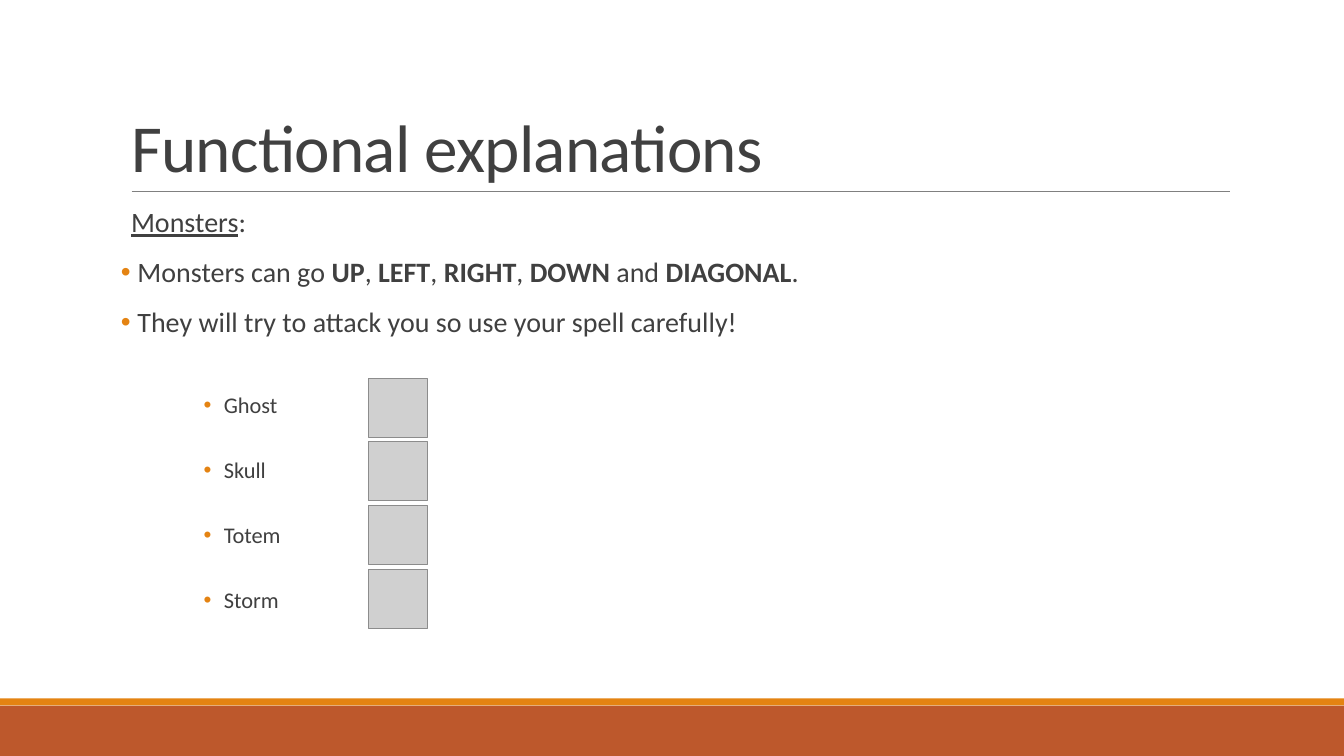
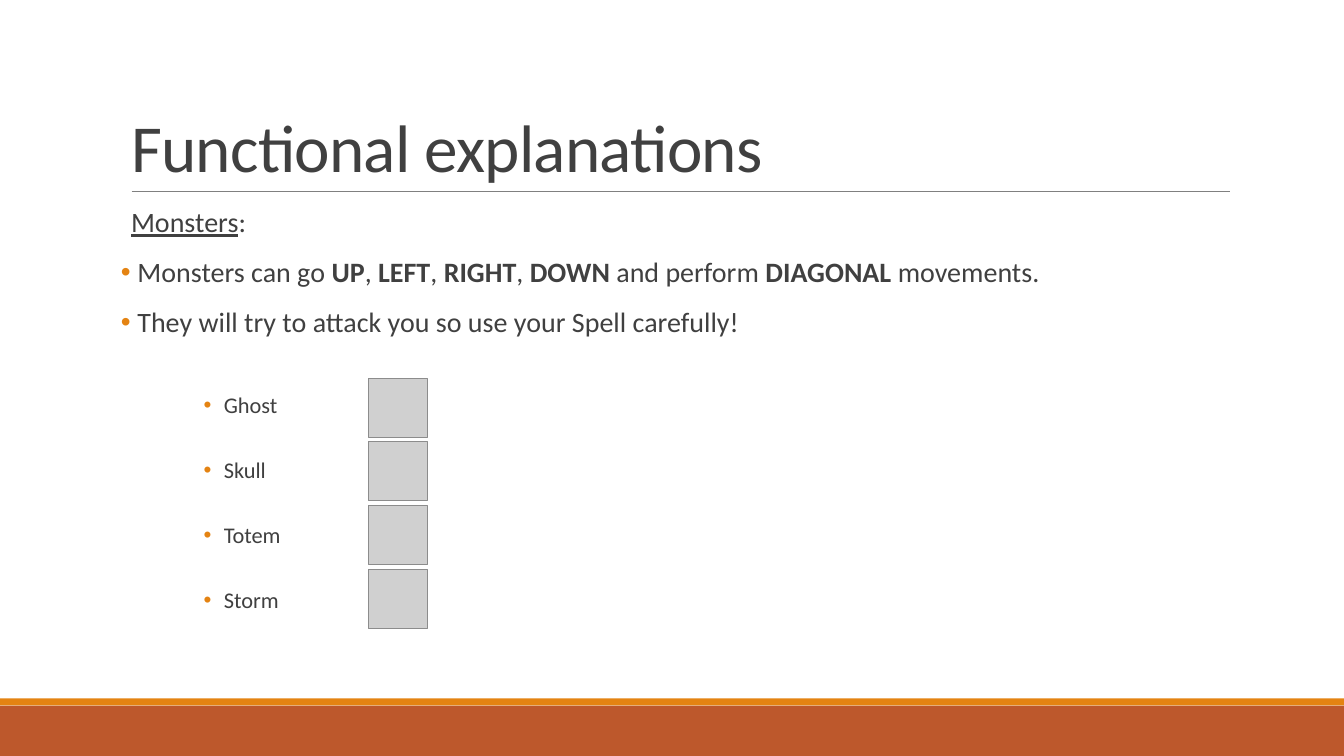
Before and after one commit to Studisys/Lorann-Java-Project----Exia-CESI-A1, a slide deck: slide 8 of Deliverables/Lorann - PowerPoint.pptx. Drawn at 1344x756 pixels with LibreOffice and Linux fonts; fonts in the diff are those of the drawing; grey boxes stand for pictures. Boxes give left, top, right and bottom in pixels: in the first picture for what was removed or moved away, otherwise in the second. Text is boxed around its words. In the diff, an @@ line names an element or a change of style, - is before the commit and + after.

```diff
--- a/Deliverables/Lorann - PowerPoint.pptx
+++ b/Deliverables/Lorann - PowerPoint.pptx
@@ text at box(137, 262, 1040, 337): text changed @@
-• Monsters can go UP, LEFT, RIGHT, DOWN and DIAGONAL.
-• They will try to attack you so use your spell carefully!
+• Monsters can go UP, LEFT, RIGHT, DOWN and perform DIAGONAL movements.
+• They will try to attack you so use your Spell carefully!
```
Also in this commit, not shown: 7 other slides changed.
